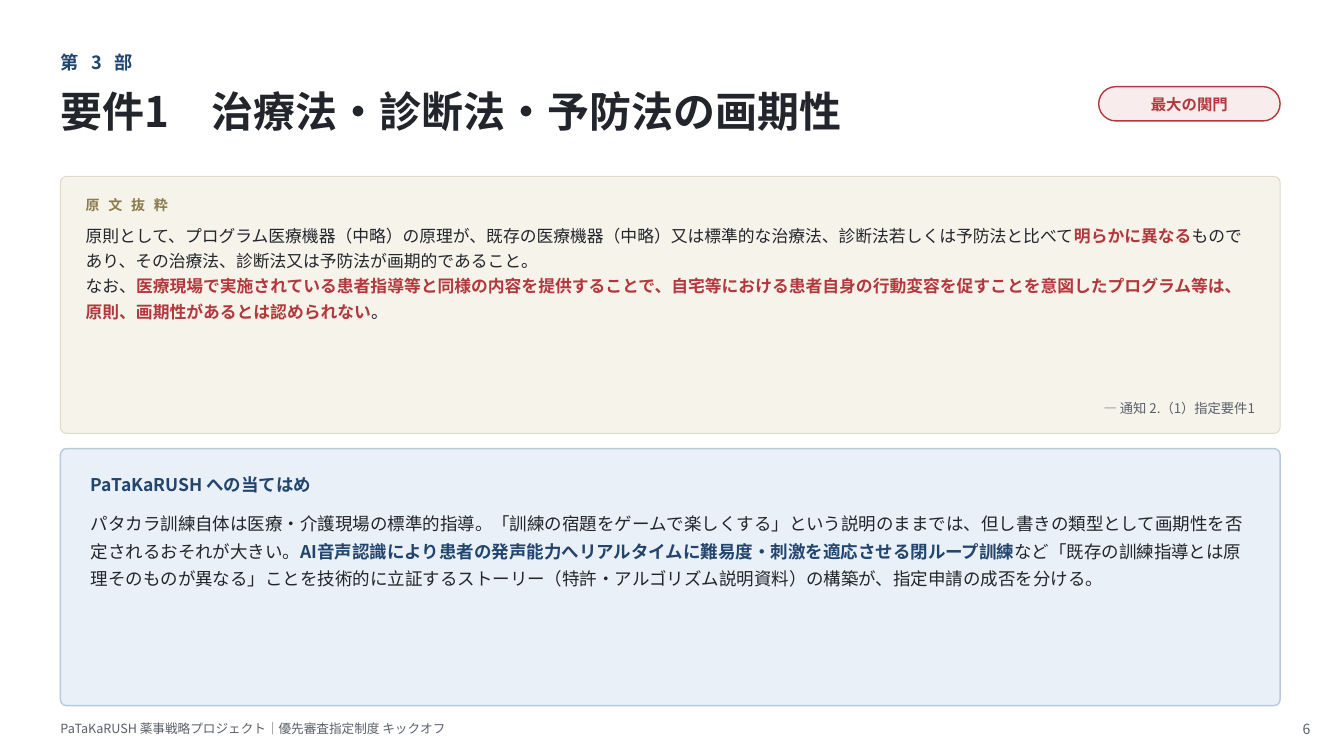
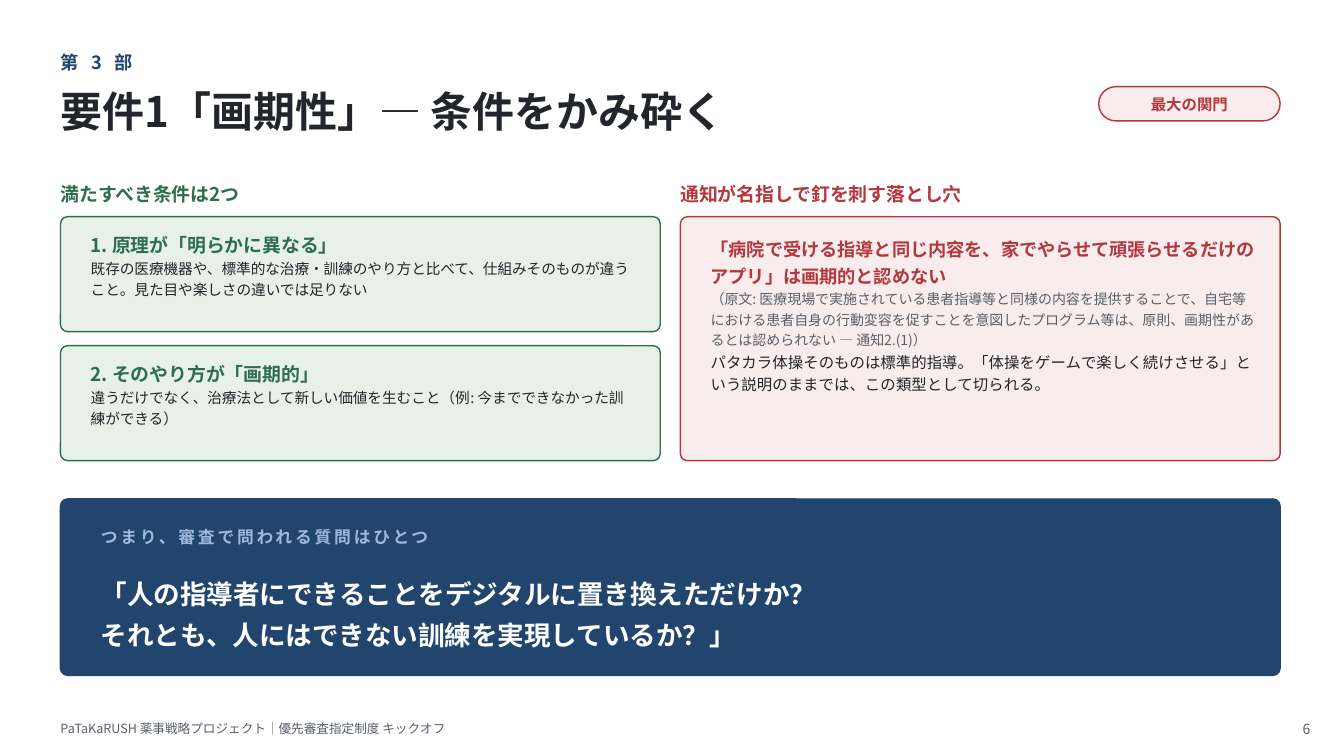
Before and after one commit to Cizeta-connectrum/ProjectManagement, a slide deck: slide 6 of docs/regulatory/09_キックオフ資料_優先審査指定制度.pptx. Drawn at 1344x756 pixels with LibreOffice and Linux fonts; fonts in the diff are those of the drawing. Boxes give left, top, right and bottom in pixels: in the first picture for what was removed or moved away, otherwise in the second. Text is boxed around its words. In the diff, an @@ line names an element or a change of style, - is before the commit and + after.

```diff
--- a/docs/regulatory/09_キックオフ資料_優先審査指定制度.pptx
+++ b/docs/regulatory/09_キックオフ資料_優先審査指定制度.pptx
@@ text at box(60, 91, 725, 131): text changed @@
-要件1 治療法・診断法・予防法の画期性
+要件1「画期性」— 条件をかみ砕く
@@ rounded rectangle removed at box(60, 176, 1280, 434) @@
@@ text added at box(60, 185, 239, 203), 13.5 pt, text #2E6E4E, bold @@
+満たすべき条件は2つ
@@ text removed at box(86, 196, 168, 214) @@
-原 文 抜 粋
@@ text added at box(680, 185, 962, 203), 13.5 pt, text #B3383E, bold @@
+通知が名指しで釘を刺す落とし穴
@@ rounded rectangle added at box(60, 217, 660, 332), fill #E7F1EA, outline #2E6E4E 1 pt @@
@@ text at box(91, 236, 629, 296): text changed; size 12 to 10.5 pt @@
-原則として、プログラム医療機器（中略）の原理が、既存の医療機器（中略）又は標準的な治療法、診断法若しくは予防法と比べて明らかに異なるものであり、その治療法、診断法又は予防法が画期的であること。
-なお、医療現場で実施されている患者指導等と同様の内容を提供することで、自宅等における患者自身の行動変容を促すことを意図したプログラム等は、原則、画期性があるとは認められない。
+1. 原理が「明らかに異なる」
+既存の医療機器や、標準的な治療・訓練のやり方と比べて、仕組みそのものが違うこと。見た目や楽しさの違いでは足りない
@@ rounded rectangle added at box(681, 217, 1280, 461), fill #F9ECEC, outline #B3383E 1 pt @@
@@ text added at box(711, 240, 1255, 391), 10 pt, text #5A5F6A @@
+「病院で受ける指導と同じ内容を、家でやらせて頑張らせるだけのアプリ」は画期的と認めない
+（原文: 医療現場で実施されている患者指導等と同様の内容を提供することで、自宅等における患者自身の行動変容を促すことを意図したプログラム等は、原則、画期性があるとは認められない — 通知2.(1)）
+パタカラ体操そのものは標準的指導。「体操をゲームで楽しく続けさせる」という説明のままでは、この類型として切られる。
@@ rounded rectangle added at box(60, 346, 660, 461), fill #E7F1EA, outline #2E6E4E 1 pt @@
@@ text added at box(91, 365, 624, 426), 10.5 pt, text #22252B @@
+2. そのやり方が「画期的」
+違うだけでなく、治療法として新しい価値を生むこと（例: 今までできなかった訓練ができる）
@@ text removed at box(1120, 402, 1254, 414) @@
-— 通知 2.（1）指定要件1
@@ text removed at box(91, 476, 312, 493) @@
-PaTaKaRUSH への当てはめ
@@ rounded rectangle: place and size @@
-rounded rectangle at box(60, 449, 1280, 706)
+rounded rectangle at box(60, 499, 1280, 676)
@@ rounded rectangle at box(60, 499, 1280, 676): fill #EAF0F7 to #22456E; outline #B9C9DE 1 pt to #22456E 1 pt; proportions changed @@
@@ text removed at box(91, 515, 1243, 587) @@
-パタカラ訓練自体は医療・介護現場の標準的指導。「訓練の宿題をゲームで楽しくする」という説明のままでは、但し書きの類型として画期性を否定されるおそれが大きい。AI音声認識により患者の発声能力へリアルタイムに難易度・刺激を適応させる閉ループ訓練など「既存の訓練指導とは原理そのものが異なる」ことを技術的に立証するストーリー（特許・アルゴリズム説明資料）の構築が、指定申請の成否を分ける。
@@ text added at box(101, 529, 428, 545), 12 pt, text #9DB8DA, bold @@
+つまり、審査で問われる質問はひとつ
@@ text added at box(101, 581, 816, 648), 19 pt, text #FFFFFF, bold @@
+「人の指導者にできることをデジタルに置き換えただけか？
+それとも、人にはできない訓練を実現しているか？」
```
Also in this commit, not shown: 7 other slides changed, 1 slide added, 2 other files.
